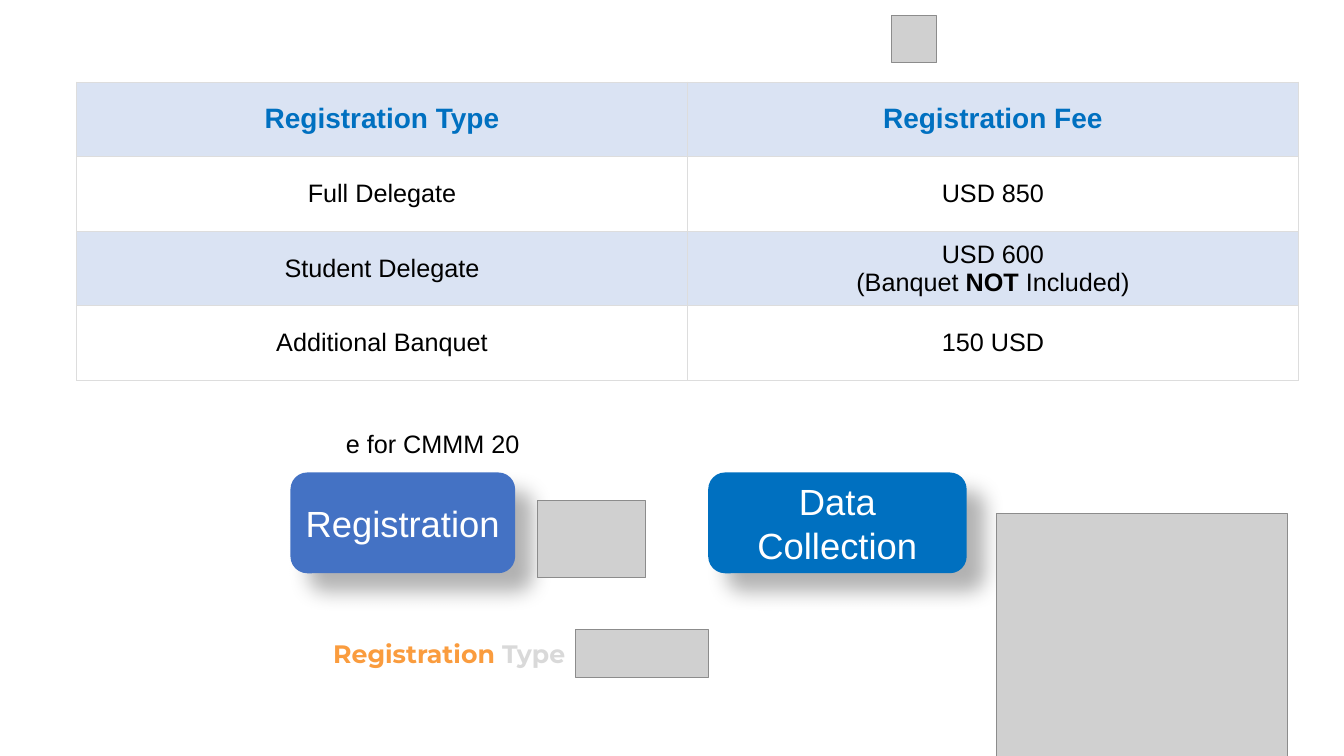
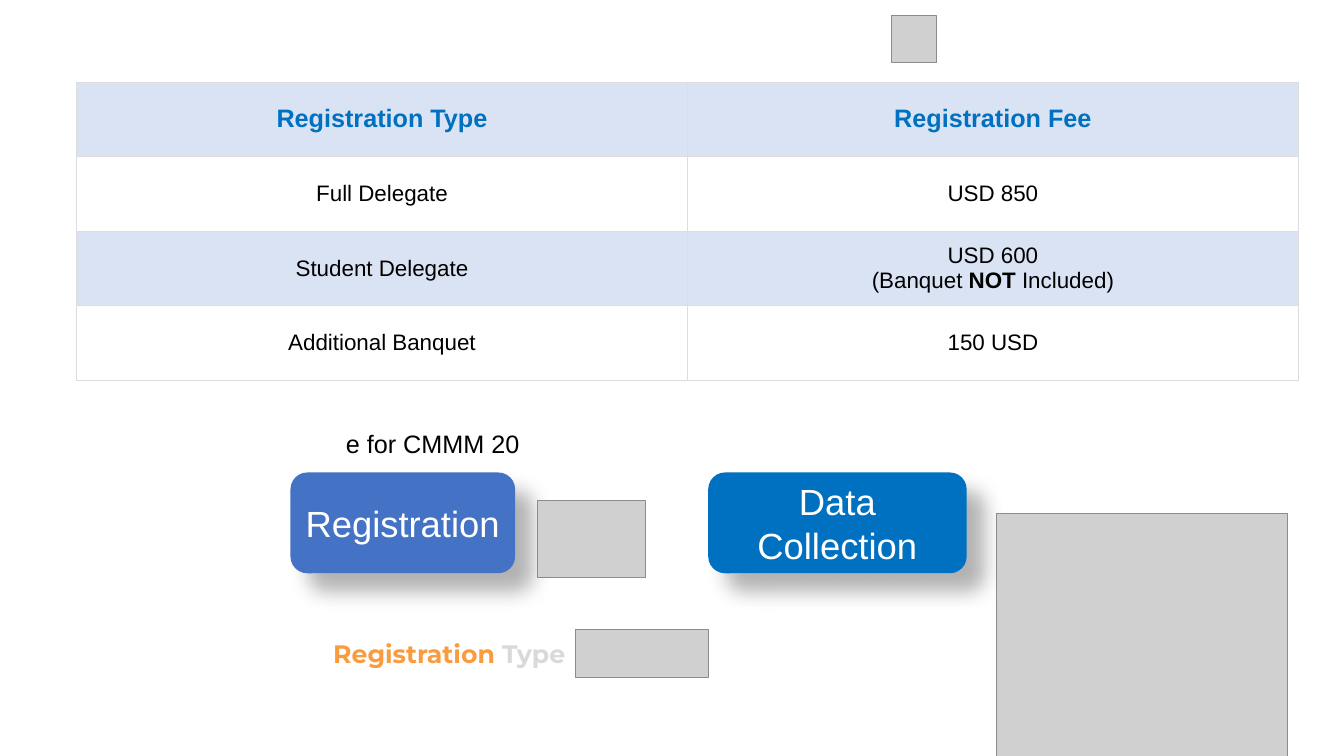
Before and after one commit to zhangxy911/zhangxy911.github.io, a slide deck: slide 3 of assets/figures.pptx. Drawn at 1344x756 pixels with LibreOffice and Linux fonts; fonts in the diff are those of the drawing; grey boxes stand for pictures. Boxes give left, top, right and bottom in pixels: in the first picture for what was removed or moved away, otherwise in the second. Text is boxed around its words. In the diff, an @@ line names an element or a change of style, - is before the commit and + after.

```diff
--- a/assets/figures.pptx
+++ b/assets/figures.pptx
@@ table at [77,82,1299,380] @@
@@ size 20 to 18 pt in "Registration Type", "Registration Fee" @@
@@ size 18 to 16 pt in "Full Delegate", "USD 850", "Student Delegate", "USD 600" and 3 more places @@
```
Also in this commit, not shown: 2 other files.
